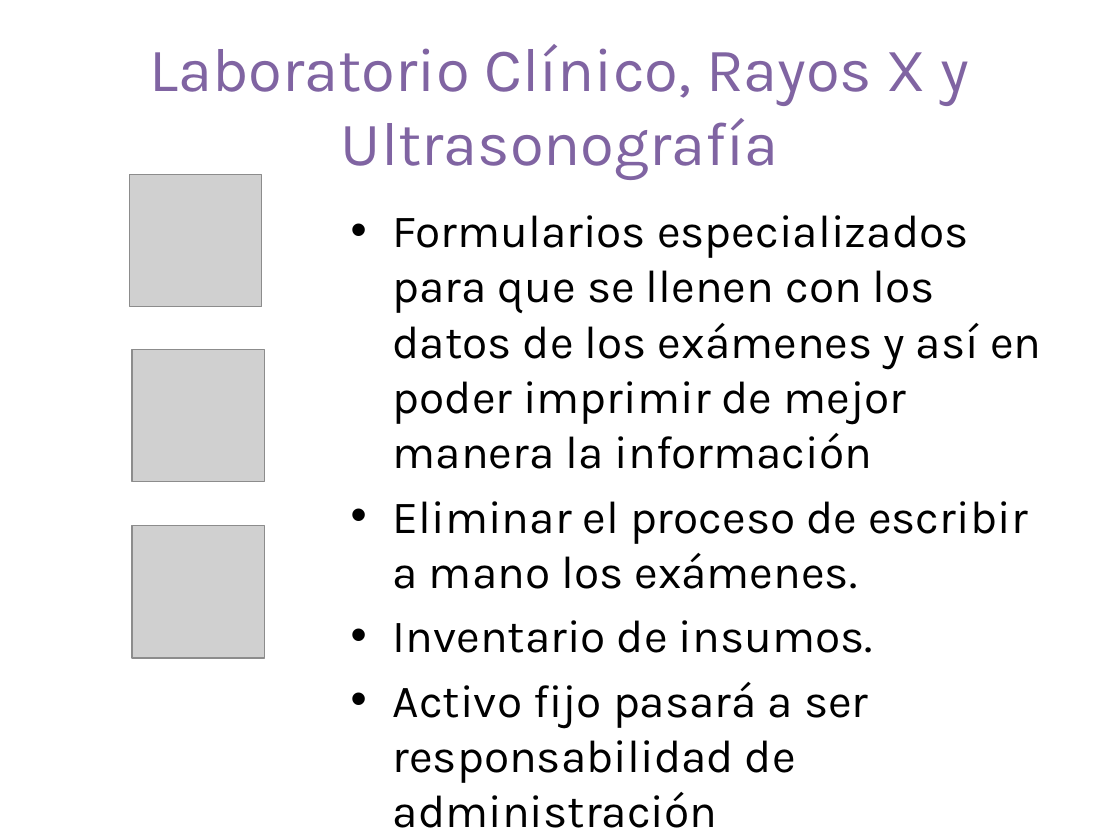
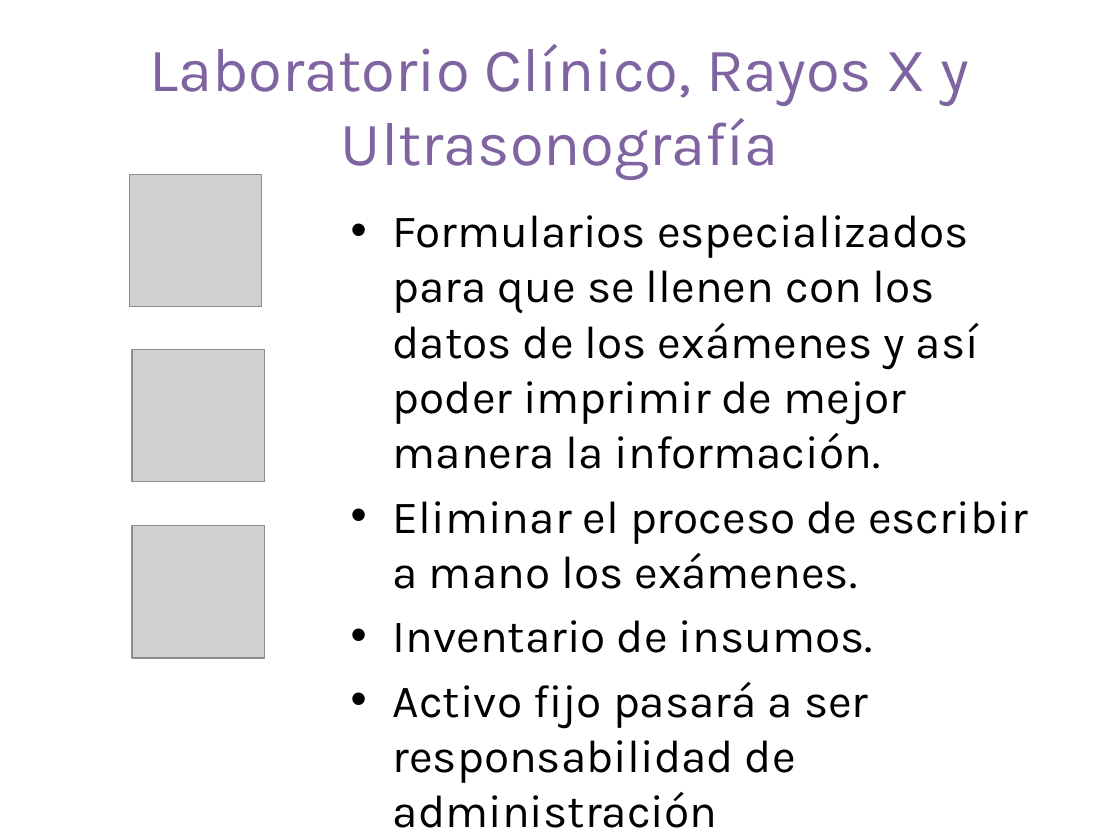
Before and after one commit to aviary-developer/blissey, a slide deck: slide 24 of Documentos/Perfil.pptx. Drawn at 1120x840 pixels with LibreOffice and Linux fonts; fonts in the diff are those of the drawing; grey boxes stand for pictures; background and template pictures are left out. Boxes give left, top, right and bottom in pixels: in the first picture for what was removed or moved away, otherwise in the second. Text is boxed around its words. In the diff, an @@ line names an element or a change of style, - is before the commit and + after.

```diff
--- a/Documentos/Perfil.pptx
+++ b/Documentos/Perfil.pptx
@@ text at (x1=393, y1=215, x2=979, y2=469): text changed @@
-• Formularios especializados para que se llenen con los datos de los exámenes y así en poder imprimir de mejor manera la información
+• Formularios especializados para que se llenen con los datos de los exámenes y así poder imprimir de mejor manera la información.
```
Also in this commit, not shown: 2 other slides changed.
